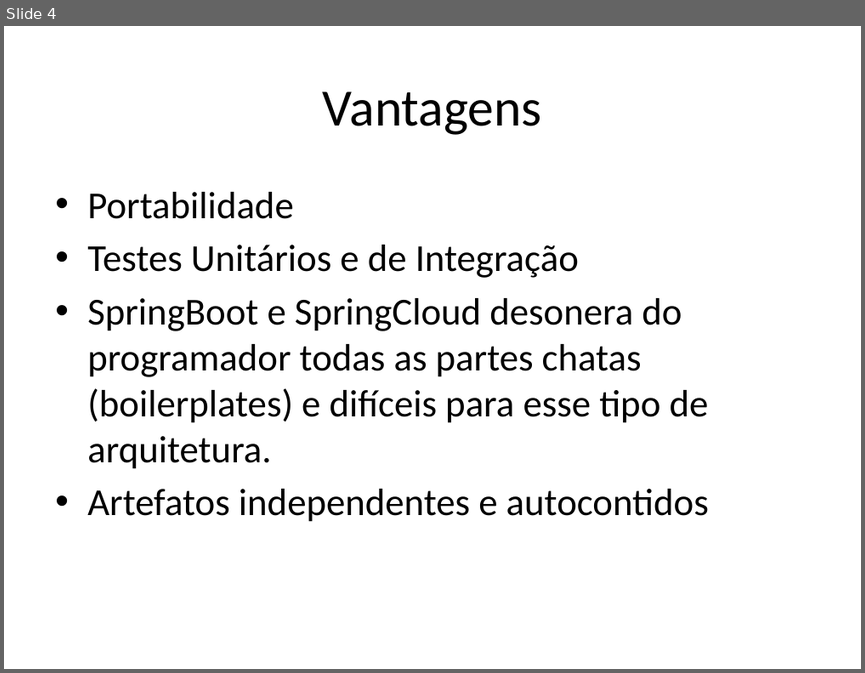
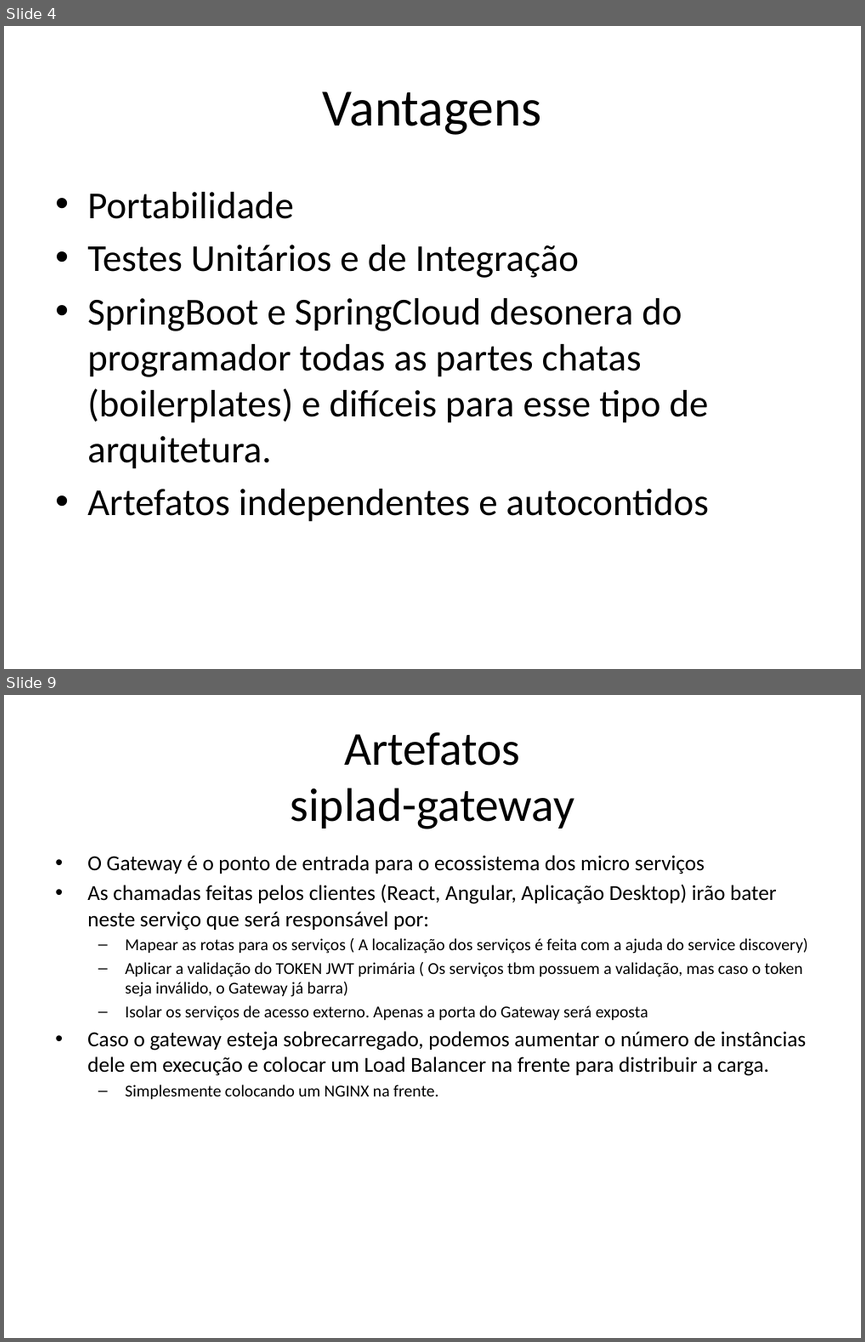
Before and after one commit to MarcelloTinoco/arquitetura-software, a slide deck: Arquitetura Siplad V3.pptx. Shown one above the other, each under a label of ours: slide 4 before the commit, slides 4 and 9 after it; the slides between them are not shown. The pictures are 865x673 and 865x1342 pixels, drawn with LibreOffice and Linux fonts; fonts in the diff are those of the drawing. Boxes give left, top, right and bottom in pixels: in the first picture for what was removed or moved away, otherwise in the second. Text is boxed around its words. In the diff, an @@ line names an element or a change of style, - is before the commit and + after.

Commit message:
1 - Refactory no artefato siplad-gateway, para importar o artefato siplad-service-core. 2 - Incremento no Power Point da Arquitetura Siplad V3

```diff
--- a/Arquitetura Siplad V3.pptx
+++ b/Arquitetura Siplad V3.pptx
@@ slide 9 added at [4, 695, 861, 1338], background #FFFFFF @@
@@ title added at [290, 732, 575, 829], 39.6 pt, text #000000 @@
+Artefatos
+siplad-gateway
@@ text added at [87, 855, 808, 1099], 14 pt, text #000000 @@
+• O Gateway é o ponto de entrada para o ecossistema dos micro serviços
+• As chamadas feitas pelos clientes (React, Angular, Aplicação Desktop) irão bater neste serviço que será responsável por:
+  – Mapear as rotas para os serviços ( A localização dos serviços é feita com a ajuda do service discovery)
+  – Aplicar a validação do TOKEN JWT primária ( Os serviços tbm possuem a validação, mas caso o token seja inválido, o Gateway já barra)
+  – Isolar os serviços de acesso externo. Apenas a porta do Gateway será exposta
+• Caso o gateway esteja sobrecarregado, podemos aumentar o número de instâncias dele em execução e colocar um Load Balancer na frente para distribuir a carga.
+  – Simplesmente colocando um NGINX na frente.
```
Also in this commit, not shown: 1 slide changed, 8 other slides added, 33 other files.
